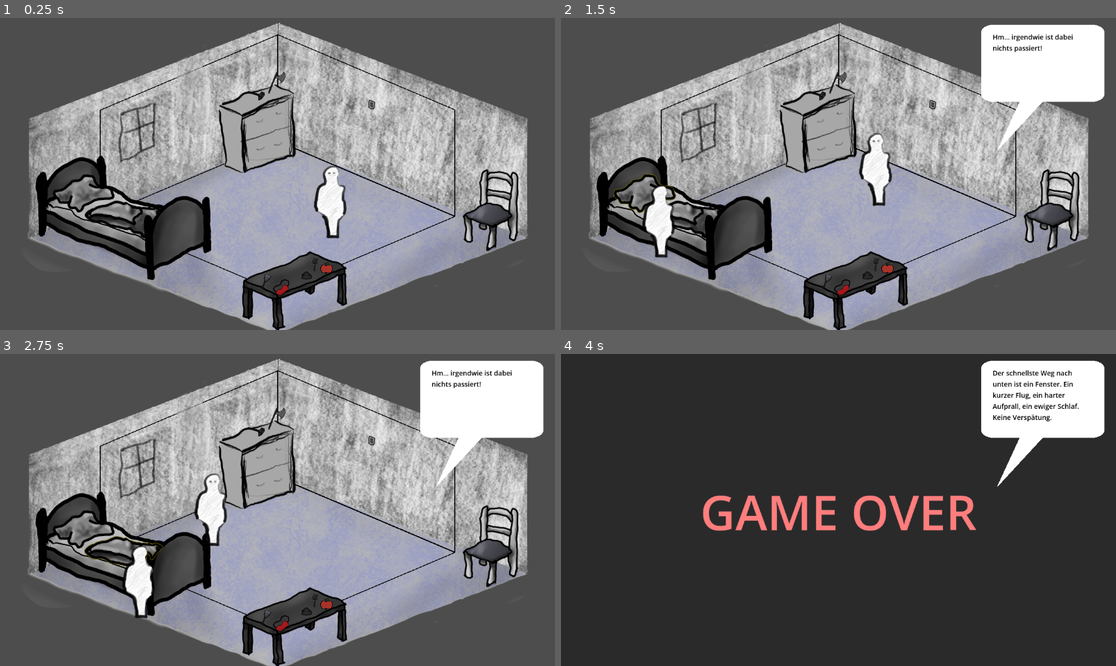
Above: before the commit, frames 1-4 (two rows, left to right).
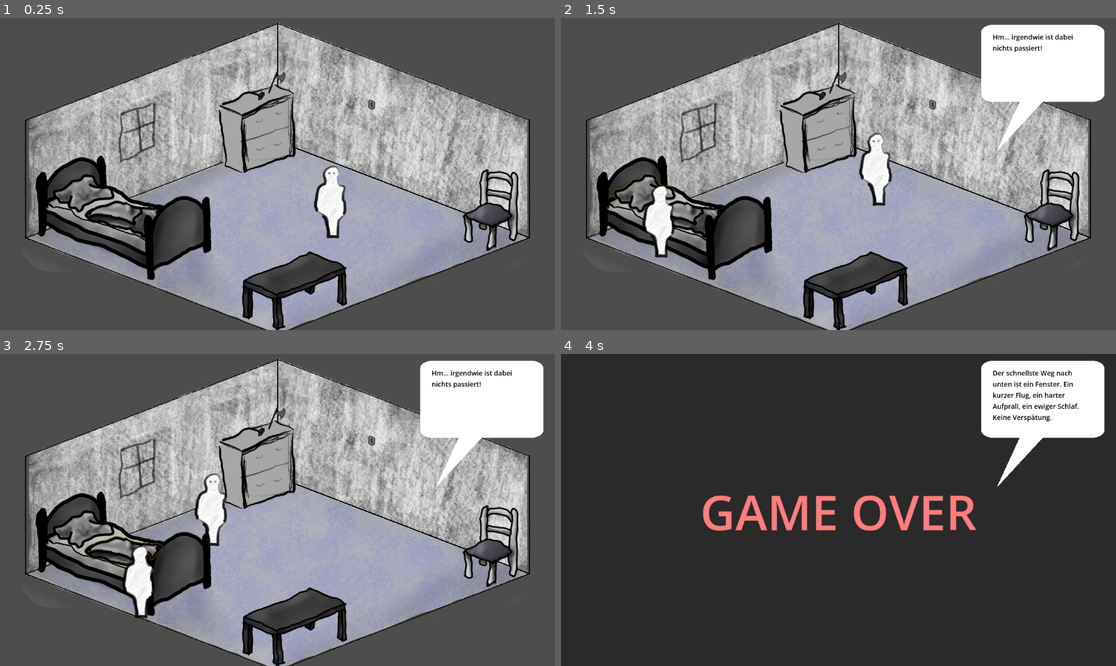
Above: after the commit, the same moments.

Repository: AndreasBurbach/GGJ_MyMask
Game: Godot game, scene res://main.tscn
The game is run twice, just before and just after one commit, with the same random seed, the same clock (stepped at 60 frames per second) and the same inputs. The engine's default icon, where the game draws it, is replaced by a stand-in: a white triangle on a blue panel in a dark square. Sound files missing from this copy of the repository are replaced by a short silence.
Inputs (mouse positions are in pixels of both pictures, inside the frame that each line leads up to):
- Up to frame 1 (0.25 s): no input
- Up to frame 2 (1.5 s): tap Enter at 0.5 s; move the mouse to (894, 202) at 0.52 s; press the mouse at (894, 202) at 0.53 s; tap Space at 1.25 s; move the mouse to (644, 192) at 1.27 s; release the mouse at (644, 192) at 1.28 s; click (644, 192) at 1.35 s
- Up to frame 3 (2.75 s): move the mouse to (127, 550) at 2.02 s; press the mouse at (127, 550) at 2.03 s
- Up to frame 4 (4 s): move the mouse to (699, 466) at 2.77 s; release the mouse at (699, 466) at 2.78 s; click (699, 466) at 2.85 s; tap Enter at 3.5 s; move the mouse to (1005, 556) at 3.52 s; press the mouse at (1005, 556) at 3.53 s

The runs differ from the first frame. In frame 1, 2.0% of the frame differs, in the area x 4-96%, y 1-100%; in frame 2, 1.9%; in frame 3, 1.9%; in frame 4, nothing differs.

Commit message:
Foreground in foreground

Diff:
--- a/main.tscn
+++ b/main.tscn
@@ -286,7 +286,7 @@
 script = ExtResource("1_ig7tw")
 
 [node name="ForegroundLayer" type="CanvasLayer" parent="." unique_id=1831452228]
-layer = -1
+layer = 0
 
 [node name="Person" parent="ForegroundLayer" unique_id=2102129749 instance=ExtResource("15_vivmo")]
 position = Vector2(689, 378)
@@ -317,6 +317,10 @@
 [node name="Room" parent="BackgroundLayer" unique_id=337929631 instance=ExtResource("16_2cqfq")]
 position = Vector2(576, 256)
 scale = Vector2(0.8, 0.8)
+angle = 0.3665191429188092
+width = 700
+depth = 700
+height = 305
 
 [node name="Bed" type="Sprite2D" parent="BackgroundLayer" unique_id=632211683]
 position = Vector2(600, 330)
@@ -452,7 +456,7 @@
 texture = ExtResource("8_efxa6")
 
 [node name="Door" parent="Interaction_stuff/ItemContainer" unique_id=1123710878 instance=ExtResource("2_0xm2m")]
-position = Vector2(592, 353)
+position = Vector2(595, 351)
 x_offset = 59.73
 y_offset = 108.29
 trust_collision = true
